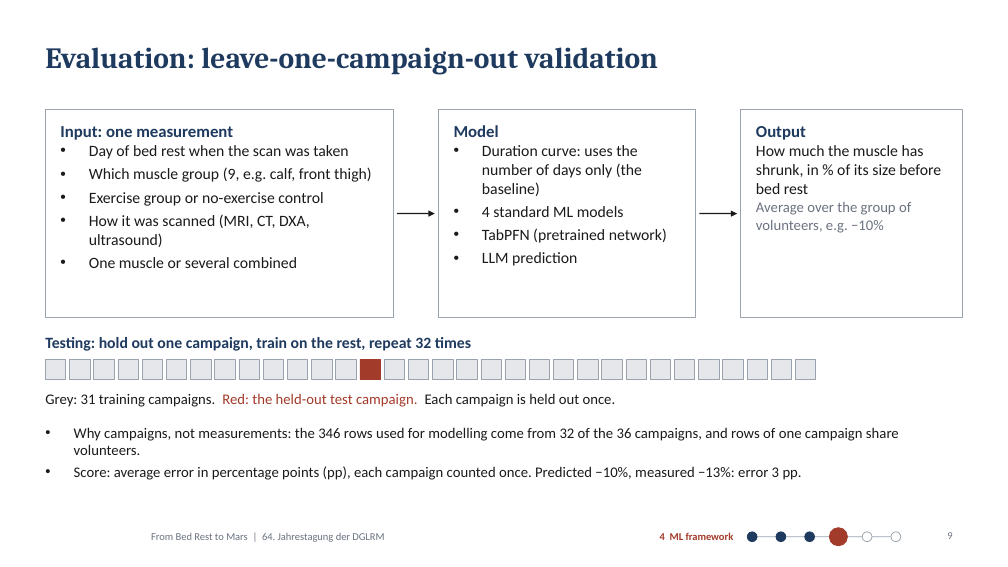
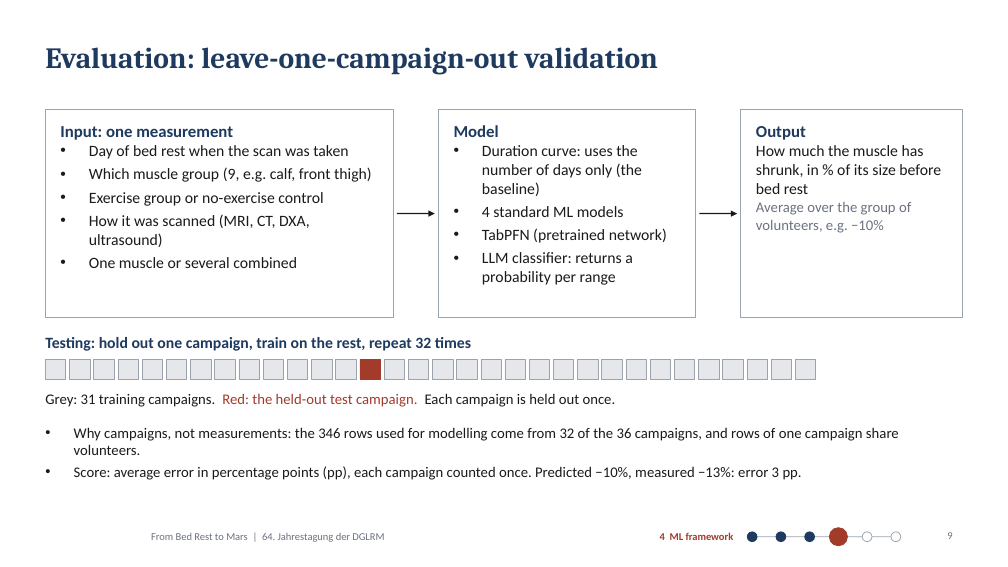
Before and after one commit to MiladBahariQaragoz/BedrestToMars, a slide deck: slide 9 of presentation/bed-rest-to-mars-talk.pptx. Drawn at 1008x567 pixels with LibreOffice and Linux fonts; fonts in the diff are those of the drawing; background and template pictures are left out. Boxes give left, top, right and bottom in pixels: in the first picture for what was removed or moved away, otherwise in the second. Text is boxed around its words. In the diff, an @@ line names an element or a change of style, - is before the commit and + after.

```diff
--- a/presentation/bed-rest-to-mars-talk.pptx
+++ b/presentation/bed-rest-to-mars-talk.pptx
@@ text at box(482, 252, 633, 285): text changed @@
-• LLM prediction
+• LLM classifier: returns a probability per range
```
Also in this commit, not shown: 1 other slide changed, 2 other files.
